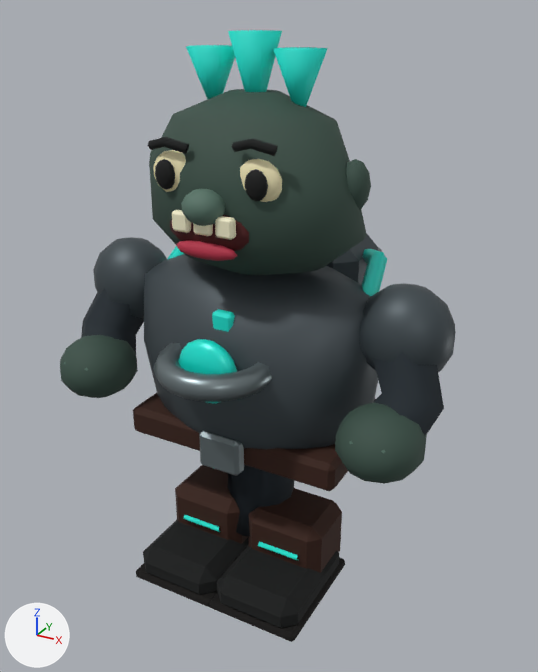
The glTF model assets/models/bosses/overlord/overlord.glb: old version first, new version second.
One viewpoint serves both versions: a 50 mm lens placed at (0.785, -1.387, 1.313), pointed at (0.014, 0.016, 0.611). Lighting does not change. The marker at lower left points along +X, +Y and +Z. The picture after the commit comes second. Vertices at exactly the same position are counted once.

The older version as bpy lines, for what is in view:
```python
me_bent_trouser_leg = bpy.data.meshes.new('Bent trouser leg')
me_bent_trouser_leg.from_pydata(...)  # 128 vertices, 232 faces; spans x -0.119..0.2, y -0.255..0.09, z -0.34..0.08
me_bent_trouser_leg.materials.append(mat_overlord_softpbr_atlas)
me_bent_trouser_leg_001 = bpy.data.meshes.new('Bent trouser leg.001')
me_bent_trouser_leg_001.from_pydata(...)  # 128 vertices, 232 faces; spans x -0.2..0.119, y -0.255..0.09, z -0.34..0.08
me_bent_trouser_leg_001.materials.append(mat_overlord_softpbr_atlas)
me_sphere_009 = bpy.data.meshes.new('Sphere.009')
me_sphere_009.from_pydata(...)  # 560 vertices, 1056 faces; spans x -0.464..0.464, y -0.232..0.093, z -0.205..0.155
me_sphere_009.materials.append(mat_overlord_softpbr_atlas)
ob_arms = bpy.data.objects.new('Arms', me_sphere_009)
ob_arms.location = (0.0, -0.02, 0.65)
ob_legl = bpy.data.objects.new('LegL', me_bent_trouser_leg)
ob_legl.location = (-0.105, 0.0, 0.34)
ob_legr = bpy.data.objects.new('LegR', me_bent_trouser_leg_001)
ob_legr.location = (0.105, 0.0, 0.34)
# also in view: 'Body' at (0.0, 0.021, 0.59); 'Head' at (0.004, -0.078, 1.031)
```
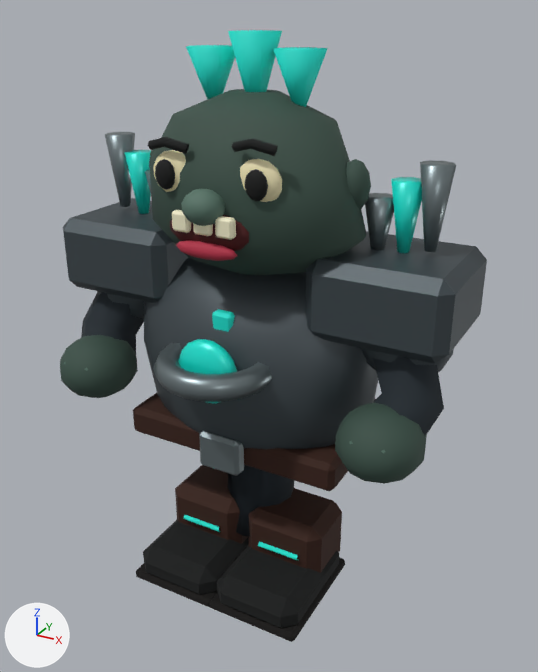
What the commit changed:
me_sphere_009 is used by ob_arms; location (0.0, -0.02, 0.65).
me_sphere_009 had 560 vertices, 1056 faces and spanned x -0.464..0.464, y -0.232..0.093, z -0.205..0.155.
me_sphere_009 now has 704 vertices, 1312 faces and spans x -0.47..0.47, y -0.232..0.16, z -0.205..0.395.
me_sphere_009 part 1: a new loose piece, an 8-sided cut cone along z (radius 0.012 at the low end, 0.035 at the high end) spanning x -0.305..-0.235, y -0.005..0.065, z 0.2..0.32, in mat_overlord_softpbr_atlas.
me_sphere_009 part 2: a new loose piece, an 8-sided cut cone along z (radius 0.012 at the low end, 0.035 at the high end) spanning x -0.36..-0.29, y -0.005..0.065, z 0.213..0.358, in mat_overlord_softpbr_atlas.
me_sphere_009 part 3: a new loose piece, an 8-sided cut cone along z (radius 0.012 at the low end, 0.035 at the high end) spanning x -0.415..-0.345, y -0.005..0.065, z 0.225..0.395, in mat_overlord_softpbr_atlas.
me_sphere_009 part 4: a new loose piece, an 8-sided cut cone along z (radius 0.012 at the low end, 0.035 at the high end) spanning x 0.235..0.305, y -0.005..0.065, z 0.2..0.32, in mat_overlord_softpbr_atlas.
me_sphere_009 part 5: a new loose piece, an 8-sided cut cone along z (radius 0.012 at the low end, 0.035 at the high end) spanning x 0.29..0.36, y -0.005..0.065, z 0.213..0.358, in mat_overlord_softpbr_atlas.
me_sphere_009 part 6: a new loose piece, an 8-sided cut cone along z (radius 0.012 at the low end, 0.035 at the high end) spanning x 0.345..0.415, y -0.005..0.065, z 0.225..0.395, in mat_overlord_softpbr_atlas.
me_sphere_009 part 7: a new loose piece of 24 vertices spanning x -0.47..-0.17, y -0.12..0.16, z 0.045..0.215, in mat_overlord_softpbr_atlas.
me_sphere_009 part 8: a new loose piece of 24 vertices spanning x 0.17..0.47, y -0.12..0.16, z 0.045..0.215, in mat_overlord_softpbr_atlas.

Location of each change, [x1, y1, x2, y2] in pixels of the pictures (538 x 672 px):
'Arms', reshaped (8% wider, 42% taller)
    before: [60, 237, 456, 484]
    after: [60, 132, 487, 484]
part 1 of me_sphere_009, added (mostly hidden)
    after: [145, 170, 151, 193]
part 2 of me_sphere_009, added (cyan)
    after: [125, 150, 151, 214]
part 3 of me_sphere_009, added
    after: [105, 132, 135, 207]
part 4 of me_sphere_009, added
    after: [365, 193, 394, 250]
part 5 of me_sphere_009, added (cyan)
    after: [391, 177, 422, 253]
part 6 of me_sphere_009, added
    after: [420, 160, 456, 252]
part 7 of me_sphere_009, added
    after: [63, 198, 188, 302]
part 8 of me_sphere_009, added
    after: [305, 231, 487, 364]
